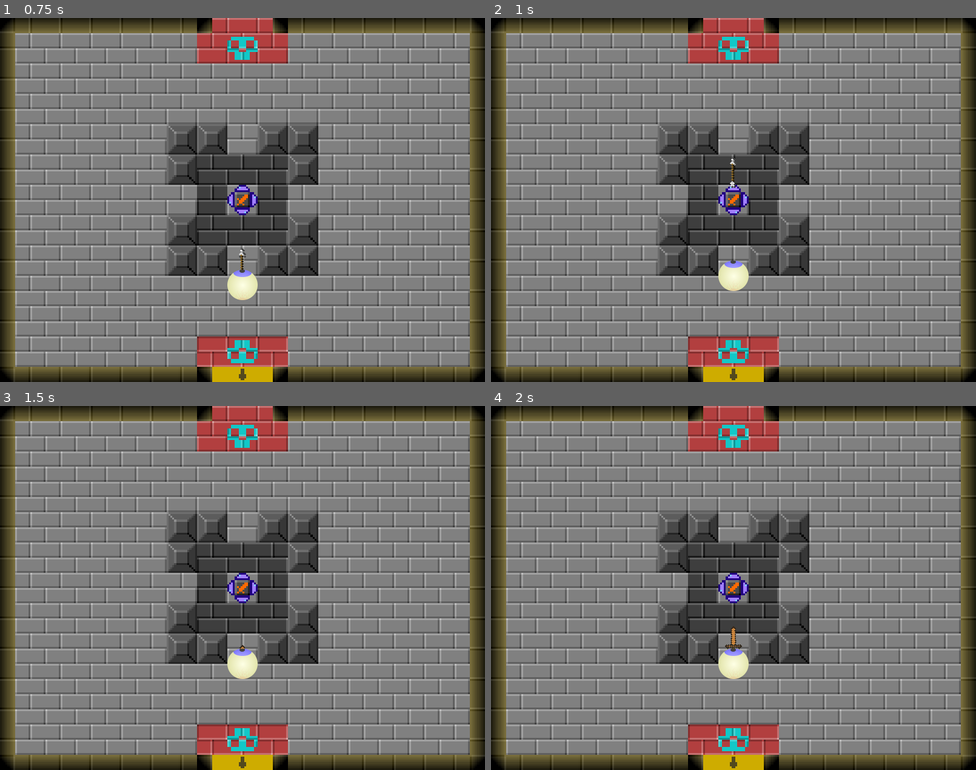
Above: before the commit, frames 1-4 (two rows, left to right).
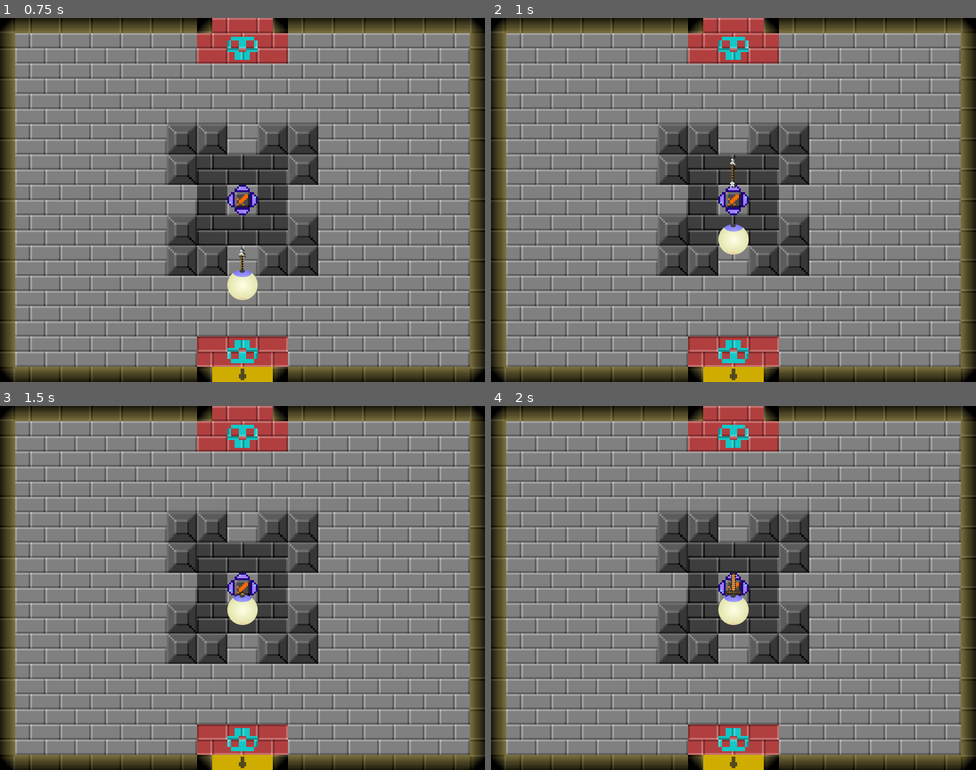
Above: after the commit, the same moments.

Repository: Stev51/dungeon-game
Game: Godot game, scene res://scenes/world.tscn
Same seed, same stepped clock (60 frames per second), same inputs: the game is played once before the commit and once after it.
Inputs:
- Up to frame 1 (0.75 s): tap Enter at 0.5 s; hold Up (ui_up) from 0.53 s (still down); tap K (arrow) at 0.6 s
- Up to frame 2 (1 s): keep holding Up (ui_up)
- Up to frame 3 (1.5 s): keep holding Up (ui_up); tap L (attack) at 1.35 s
- Up to frame 4 (2 s): keep holding Up (ui_up)

Frame 1 is identical in both runs. In frame 2, 0.8% of the frame differs, in the area x 46-54%, y 56-75%; in frame 3, 0.8%; in frame 4, 1.0%, in the area x 46-54%, y 45-75%.

Commit message:
fixed collisions some

Diff:
--- a/scenes/player.tscn
+++ b/scenes/player.tscn
@@ -5,7 +5,7 @@
 [ext_resource type="Script" path="res://scripts/camera_2d.gd" id="3_qlg51"]
 
 [sub_resource type="CircleShape2D" id="CircleShape2D_eqnfm"]
-radius = 25.0
+radius = 24.0208
 
 [node name="Player" type="CharacterBody2D"]
 script = ExtResource("1_00upx")
--- a/scenes/world.tscn
+++ b/scenes/world.tscn
@@ -245,24 +245,24 @@
 polygon = PackedVector2Array(2725, -1175, 2775, -1175, 2775, -1125, 2725, -1125)
 
 [node name="Objects1" type="CollisionPolygon2D" parent="WallCollisions"]
-polygon = PackedVector2Array(400, -925, 375, -900, 400, -875, 425, -900)
+polygon = PackedVector2Array(387, -913, 387, -888, 412, -888, 412, -913)
 
 [node name="Objects2" type="CollisionPolygon2D" parent="WallCollisions"]
 position = Vector2(0, 1200)
-polygon = PackedVector2Array(400, -925, 375, -900, 400, -875, 425, -900)
+polygon = PackedVector2Array(387, -913, 387, -888, 412, -888, 412, -913)
 
 [node name="Objects3" type="CollisionPolygon2D" parent="WallCollisions"]
 position = Vector2(1600, 950)
-polygon = PackedVector2Array(400, -925, 375, -900, 400, -875, 425, -900)
+polygon = PackedVector2Array(387, -913, 387, -888, 412, -888, 412, -913)
 
 [node name="Objects4" type="CollisionPolygon2D" parent="WallCollisions"]
 position = Vector2(2400, 0)
-polygon = PackedVector2Array(400, -925, 375, -900, 400, -875, 425, -900)
+polygon = PackedVector2Array(387, -913, 387, -888, 412, -888, 412, -913)
 
 [node name="Objects5" type="CollisionPolygon2D" parent="WallCollisions"]
 position = Vector2(2400, 600)
-polygon = PackedVector2Array(400, -925, 375, -900, 400, -875, 425, -900)
+polygon = PackedVector2Array(387, -913, 387, -888, 412, -888, 412, -913)
 
 [node name="Objects6" type="CollisionPolygon2D" parent="WallCollisions"]
 position = Vector2(2400, 1200)
-polygon = PackedVector2Array(400, -925, 375, -900, 400, -875, 425, -900)
+polygon = PackedVector2Array(387, -913, 387, -888, 412, -888, 412, -913)
